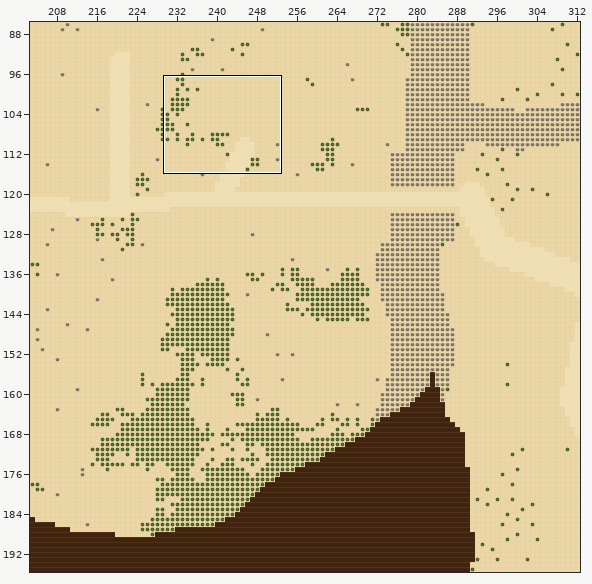
Tiled map (JSON): maps/overworld.tmj. The first picture is a wide view before the edit; the outline marks the close-up.
Close-up. Before the edit:
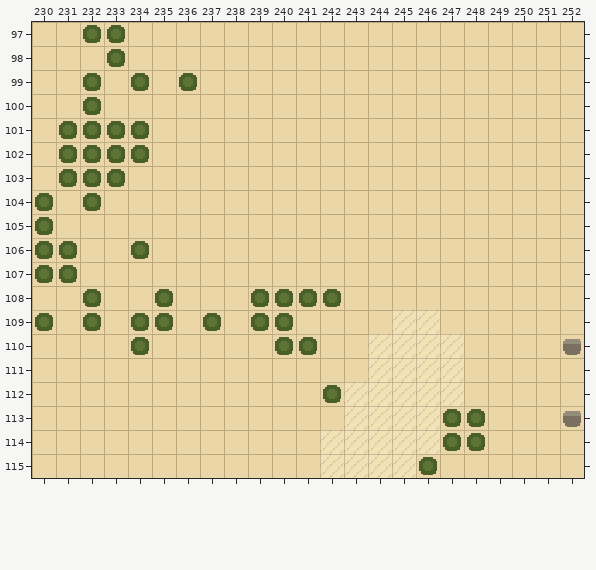
Cells are 16x16 px. Shown: x 230..252, y 97..115. The commit also changed other parts of the map, which this record leaves out.
The same view after the edit:
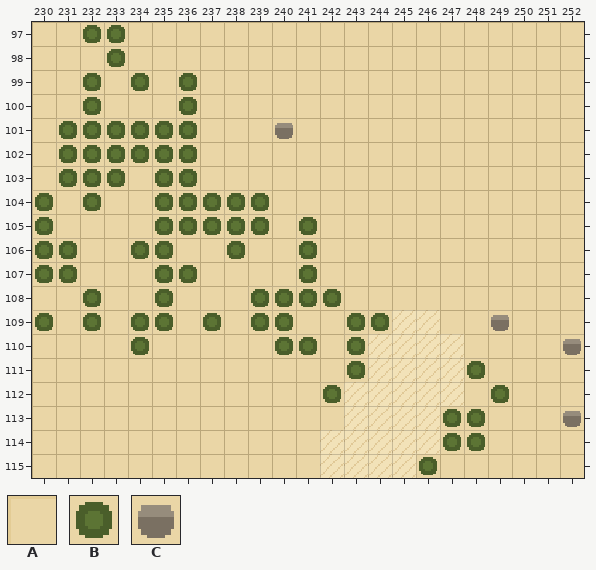
Key: from "draft": A 0, B 3, C 4.
_ is an empty cell.
Difference:
Layer "ground":
y 100: x 236 A -> B
y 101: x 235..236 AA -> BB; x 240 A -> C
y 102..103: x 235..236 AA -> BB
y 104: x 235..239 AAAAA -> BBBBB
y 105: x 235..239 AAAAA -> BBBBB; x 241 A -> B
y 106: x 235 A -> B; x 238 A -> B; x 241 A -> B
y 107: x 235..236 AA -> BB; x 241 A -> B
y 109: x 243..244 AA -> BB; x 249 A -> C
y 110: x 243 A -> B
y 111: x 243 A -> B; x 248 A -> B
y 112: x 249 A -> B
